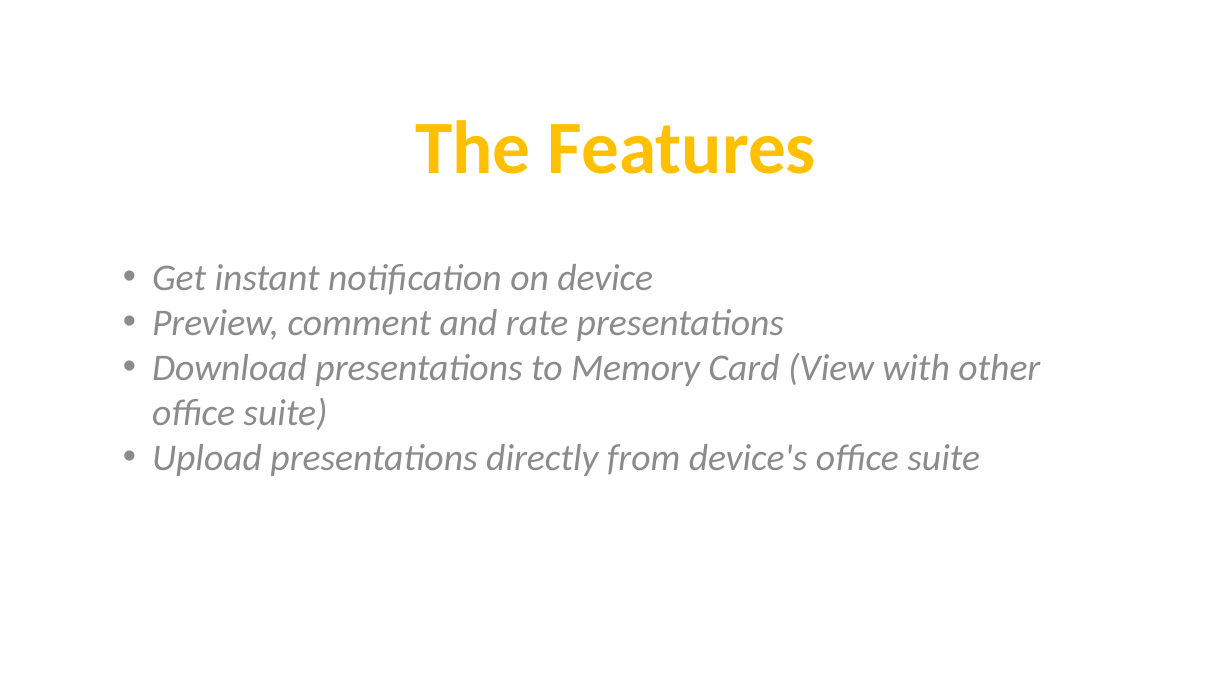
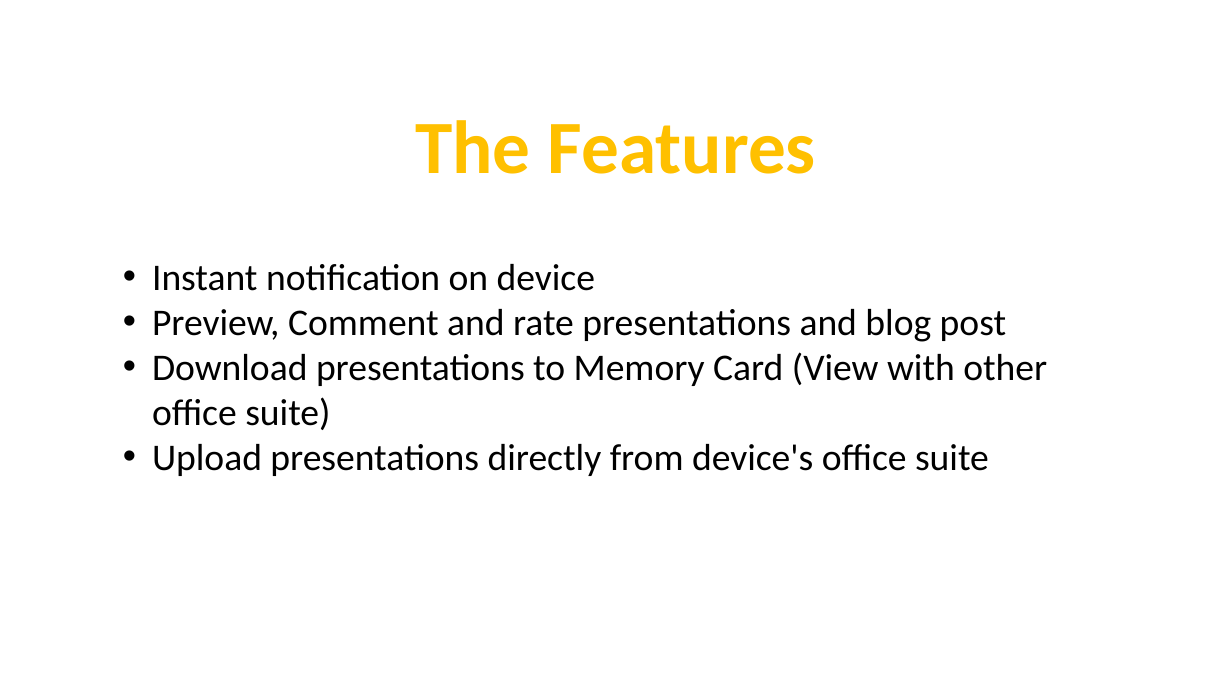
Before and after one commit to ServiceInnovationCamp/Group4, a slide deck: slide 3 of 4-ShikkhokBatayon.pptx. Drawn at 1232x693 pixels with LibreOffice and Linux fonts; fonts in the diff are those of the drawing; background and template pictures are left out. Boxes give left, top, right and bottom in pixels: in the first picture for what was removed or moved away, otherwise in the second. Text is boxed around its words. In the diff, an @@ line names an element or a change of style, - is before the commit and + after.

```diff
--- a/4-ShikkhokBatayon.pptx
+++ b/4-ShikkhokBatayon.pptx
@@ text at box(152, 264, 1006, 342): text changed; text colour #8B8B8B to #000000; italic off @@
-• Get instant notification on device
-• Preview, comment and rate presentations
+• Instant notification on device
+• Preview, Comment and rate presentations and blog post
@@ text at box(152, 352, 1047, 476): text colour #8B8B8B to #000000, italic off in "Download presentations to Memory Card (View with ...", "Upload presentations directly from device's office suite" @@
```
Also in this commit, not shown: 2 other slides changed, 9 slides added, 5 slides removed, 5 other files.
